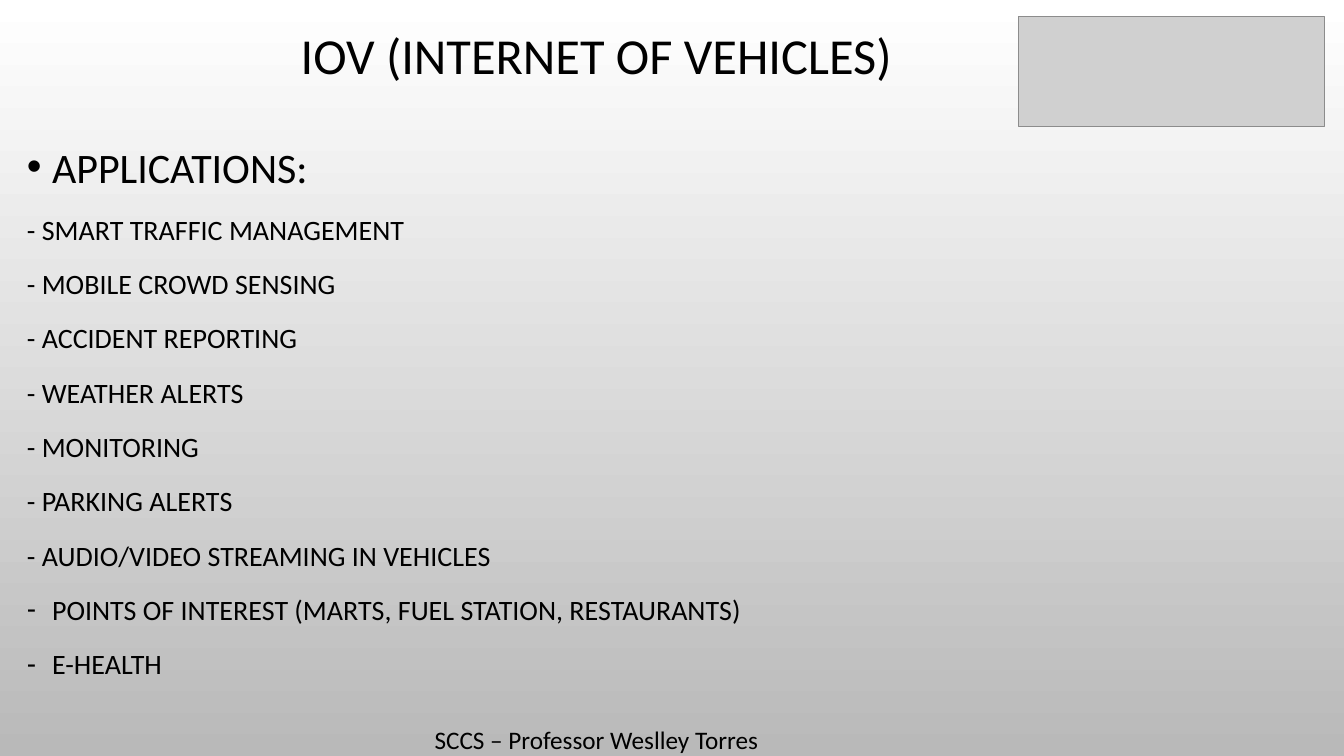
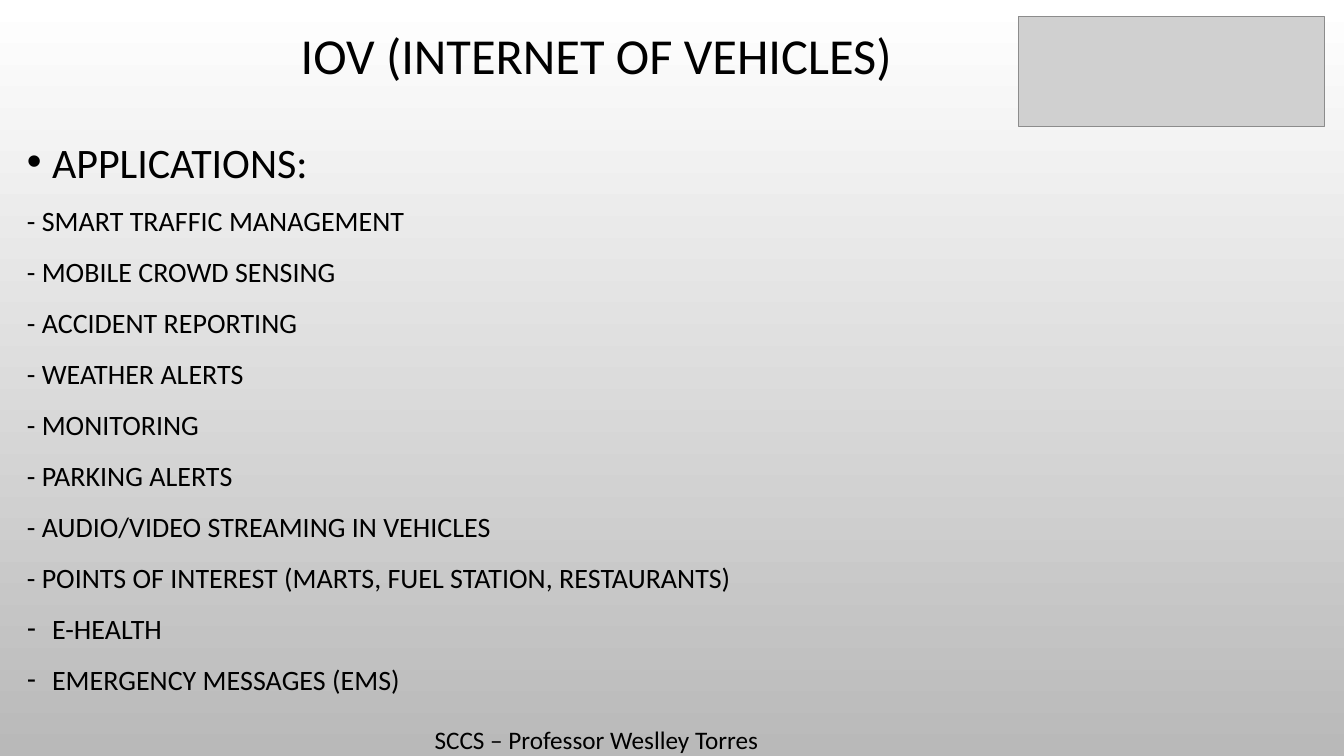
Before and after one commit to Massatoshi/SCCS-Trabalho, a slide deck: slide 3 of PPTS/VANET.pptx (slide 5 before the commit). Drawn at 1344x756 pixels with LibreOffice and Linux fonts; fonts in the diff are those of the drawing; grey boxes stand for pictures; background and template pictures are left out. Boxes give left, top, right and bottom in pixels: in the first picture for what was removed or moved away, otherwise in the second. Text is boxed around its words. In the diff, an @@ line names an element or a change of style, - is before the commit and + after.

```diff
--- a/PPTS/VANET.pptx
+++ b/PPTS/VANET.pptx
@@ text at [42,150,490,639]: line spacing 1.2 to 1.1 @@
@@ text at [42,568,730,592]: text changed @@
-– POINTS OF INTEREST (MARTS, FUEL STATION, RESTAURANTS)
+- POINTS OF INTEREST (MARTS, FUEL STATION, RESTAURANTS)
@@ text at [52,669,399,694]: paragraph added @@
+– EMERGENCY MESSAGES (EMS)
```
Also in this commit, not shown: 2 other slides changed, 3 slides added, 1 other file.
